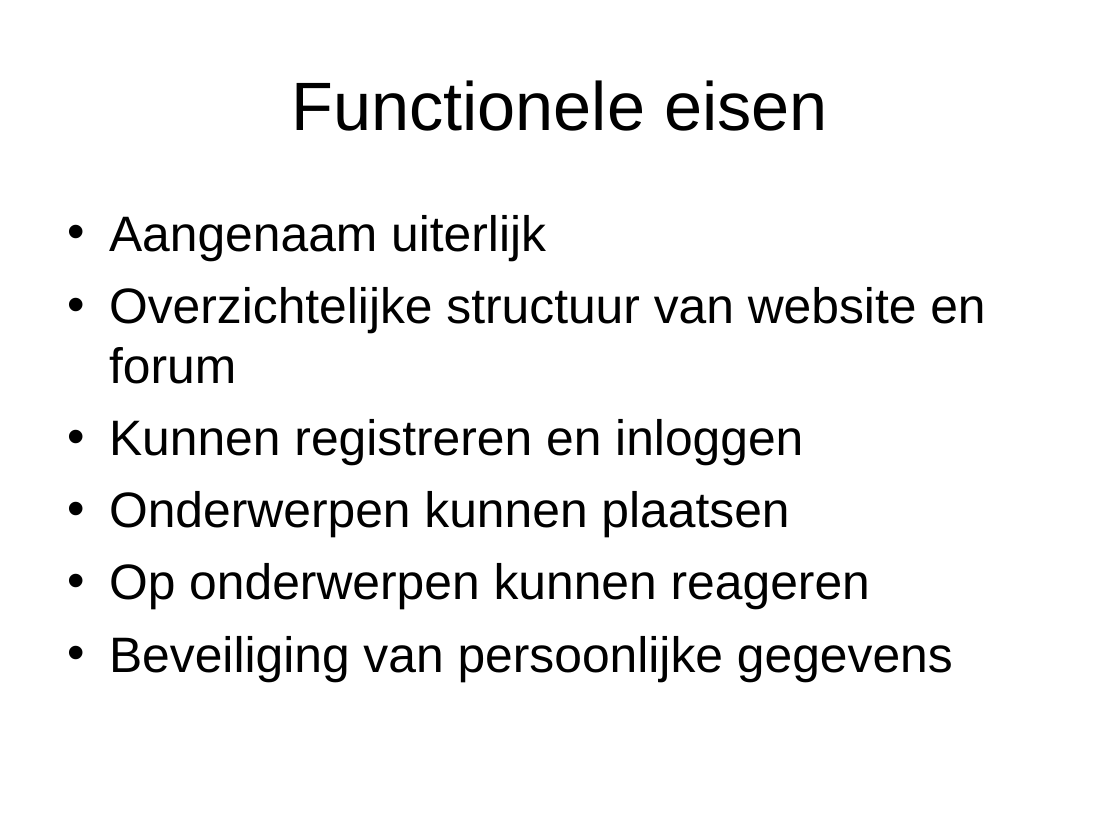
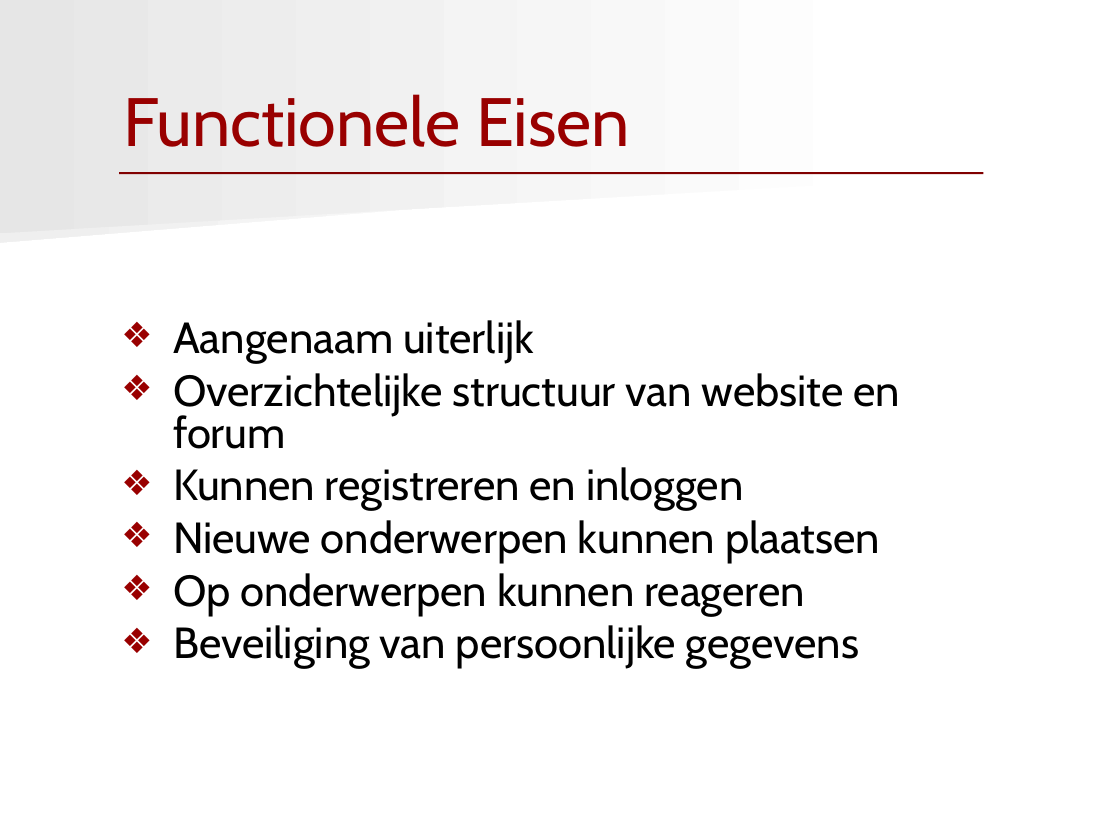
Before and after one commit to jroeting/RodaSupportForum, a slide deck: slide 3 of documents/RodaPresentatie.ppt. Drawn at 1120x840 pixels with LibreOffice and Linux fonts; fonts in the diff are those of the drawing. Boxes give left, top, right and bottom in pixels: in the first picture for what was removed or moved away, otherwise in the second. Text is boxed around its words. In the diff, an @@ line names an element or a change of style, - is before the commit and + after.

```diff
--- a/documents/RodaPresentatie.ppt
+++ b/documents/RodaPresentatie.ppt
@@ freeform shape added at bbox=[0, 0, 887, 233], fill gradient #FFFFFF to #E6E6E6 @@
@@ freeform shape added at bbox=[0, 113, 872, 242], fill gradient #FFFFFF to #EFEFEF @@
@@ title at bbox=[123, 94, 630, 147]: text changed; font Arial to Cabin; text colour #000000 to #990000 @@
-Functionele eisen
+Functionele Eisen
@@ line added from (119, 174) to (983, 174), #800000 1.25 pt @@
@@ text "Aangenaam uiterlijk": place and size @@
-text "Aangenaam uiterlijk" at bbox=[109, 215, 985, 682]
+text "Aangenaam uiterlijk" at bbox=[173, 320, 900, 669]
@@ text at bbox=[173, 320, 900, 669]: size 32 to 28 pt, font Arial to Cabin in "Aangenaam uiterlijk", "Overzichtelijke structuur van website en forum", "Kunnen registreren en inloggen", "Op onderwerpen kunnen reageren" and 1 more places; bullet • to ❖; line spacing 1 to 0.8; less space between paragraphs; bullet colour #000000 to #990000 @@
@@ text at bbox=[173, 520, 880, 563]: text changed; size 32 to 28 pt; font Arial to Cabin @@
-• Onderwerpen kunnen plaatsen
+❖ Nieuwe onderwerpen kunnen plaatsen
```
Also in this commit, not shown: 14 other slides changed, 1 other file.
